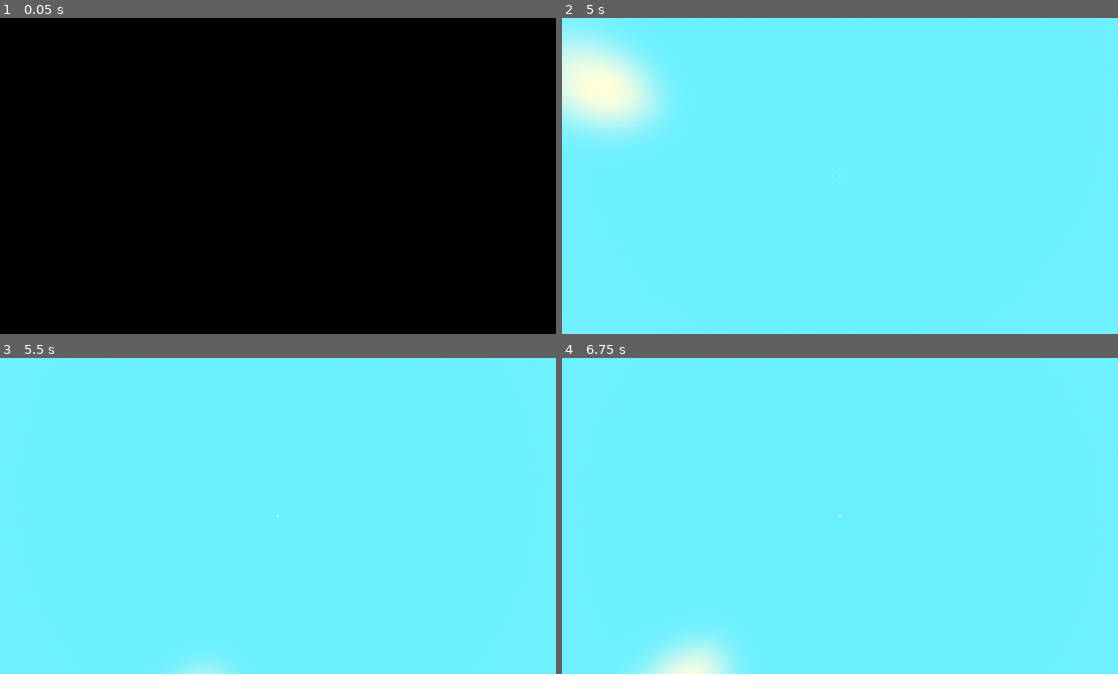
Above: before the commit, frames 1-4 (two rows, left to right).
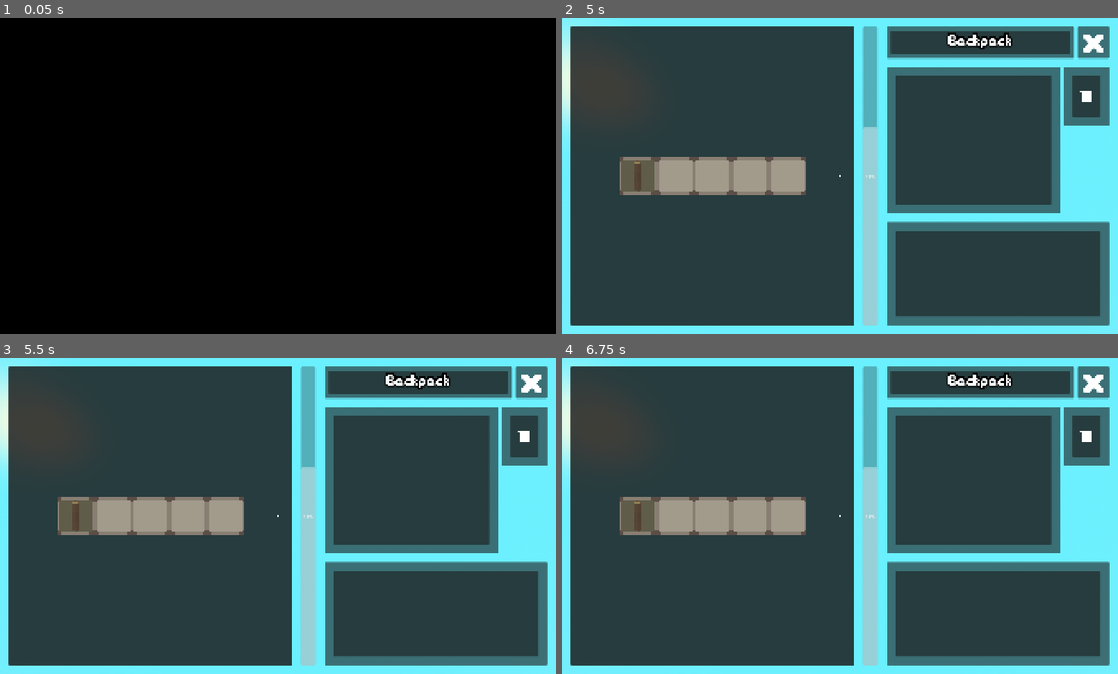
Above: after the commit, the same moments.

Repository: Yolo-Arts/ChoppingLogs
Game: Godot game, scene res://Game/main_game.tscn
Two runs of this game, one before a commit and one after it. Both use one fixed random seed, a clock stepped at 60 frames per second and the inputs below. The engine's default icon, where the game draws it, is replaced by a stand-in: a white triangle on a blue panel in a dark square. Sound files missing from this copy of the repository are replaced by a short silence.
Inputs (mouse positions are in pixels of both pictures, inside the frame that each line leads up to):
- Up to frame 1 (0.05 s): no input
- Up to frame 2 (5 s): click "Play" at 0.5 s; tap Enter (ui_accept) every 0.75 s from 1.25 to 4.25 s; move the mouse to (867, 176) at 1.27 s; hold Shift (sprint) 1.28-2.03 s; hold W (move_forward) from 1.28 s (still down); click (867, 176) at 1.42 s; tap Space (jump) at 1.52, 2.27, 3.77, 4.52 s; move the mouse to (812, 176) at 2.02 s; tap Shift (sprint) at 2.1, 3.6 s; click (812, 176) at 2.17 s; move the mouse to (851, 169) at 2.77 s; hold Shift (sprint) 2.78-3.53 s; click (851, 169) at 2.92 s; move the mouse to (834, 182) at 3.52 s; click (834, 182) at 3.67 s; move the mouse to (878, 179) at 4.27 s; hold Shift (sprint) from 4.28 s (still down); click (878, 179) at 4.42 s; tap Tab (open_inventory, bound only after the commit) at 4.9 s
- Up to frame 3 (5.5 s): keep holding W (move_forward); move the mouse to (233, 512) at 5.02 s; release Shift (sprint) at 5.03 s; tap Shift (sprint) at 5.1 s; click (233, 512) at 5.17 s; tap Space (jump) at 5.27 s
- Up to frame 4 (6.75 s): tap Enter (ui_accept) at 5.75 s; move the mouse to (845, 516) at 5.77 s; hold Shift (sprint) 5.78-6.53 s; click (845, 516) at 5.92 s; move the mouse to (817, 509) at 6.52 s; release W (move_forward) at 6.53 s; hold D (move_right) from 6.53 s (still down); tap Shift (sprint) at 6.6 s; click (817, 509) at 6.67 s

Frame 1 is identical in both runs. In frame 2, 84% of the frame differs, in the area x 1-99%, y 2-98%; in frame 3, 85%; in frame 4, 85%, in the area x 0-99%, y 2-100%.

Commit message:
Added inventory
Items can swap index and discard.

Diff:
--- /dev/null
+++ b/Assets/UI/Icons/Discard.svg
@@ -0,0 +1,3 @@
+<svg width="171" height="220" viewBox="0 0 171 220" fill="none" xmlns="http://www.w3.org/2000/svg">
+<path d="M170.917 12.2083H128.188L115.979 0H54.9375L42.7292 12.2083H0V36.625H170.917M12.2083 195.333C12.2083 201.809 14.7808 208.02 19.3598 212.599C23.9388 217.178 30.1493 219.75 36.625 219.75H134.292C140.767 219.75 146.978 217.178 151.557 212.599C156.136 208.02 158.708 201.809 158.708 195.333V48.8333H12.2083V195.333Z" fill="white"/>
+</svg>
--- /dev/null
+++ b/Assets/UI/theme.tres
@@ -0,0 +1,40 @@
+[gd_resource type="Theme" format=3 uid="uid://ks0hgvfqbimr"]
+
+[ext_resource type="FontFile" uid="uid://dik0c3hhwsknx" path="res://Assets/Fonts/PixulBrush.ttf" id="1_0qw6d"]
+
+[sub_resource type="StyleBoxFlat" id="StyleBoxFlat_sk3jv"]
+content_margin_left = 4.0
+content_margin_top = 4.0
+content_margin_right = 4.0
+content_margin_bottom = 4.0
+bg_color = Color(1, 1, 1, 0.75)
+draw_center = false
+border_width_left = 2
+border_width_top = 2
+border_width_right = 2
+border_width_bottom = 2
+corner_radius_top_left = 3
+corner_radius_top_right = 3
+corner_radius_bottom_right = 3
+corner_radius_bottom_left = 3
+corner_detail = 5
+expand_margin_left = 2.0
+expand_margin_top = 2.0
+expand_margin_right = 2.0
+expand_margin_bottom = 2.0
+
+[sub_resource type="StyleBoxEmpty" id="StyleBoxEmpty_t3oq6"]
+
+[resource]
+Label/colors/font_color = Color(1, 1, 1, 1)
+Label/colors/font_outline_color = Color(0, 0, 0, 1)
+Label/colors/font_shadow_color = Color(0, 0, 0, 0)
+Label/constants/line_spacing = 3
+Label/constants/outline_size = 25
+Label/constants/shadow_offset_x = 1
+Label/constants/shadow_offset_y = 1
+Label/constants/shadow_outline_size = 1
+Label/font_sizes/font_size = 32
+Label/fonts/font = ExtResource("1_0qw6d")
+Label/styles/focus = SubResource("StyleBoxFlat_sk3jv")
+Label/styles/normal = SubResource("StyleBoxEmpty_t3oq6")
--- a/AutoLoads/event_system.gd
+++ b/AutoLoads/event_system.gd
@@ -17,3 +17,8 @@
 
 signal HUD_hide_hud
 signal HUD_show_hud
+
+signal INV_ask_update_inventory
+signal INV_inventory_updated
+signal INV_switch_two_inventory_item_indexes
+signal INV_delete_item_by_index
--- /dev/null
+++ b/Bulletins/player_menus/discard_area.gd
@@ -0,0 +1,11 @@
+extends PanelContainer
+
+signal item_scrapped
+
+func _can_drop_data(_at_position: Vector2, slot: Variant) -> bool:
+	return slot is InventorySlot
+
+func _drop_data(_at_position: Vector2, old_slot: Variant) -> void:
+	if old_slot is InventorySlot:
+		EventSystem.INV_delete_item_by_index.emit(old_slot.get_index())
+		item_scrapped.emit()
--- /dev/null
+++ b/Bulletins/player_menus/player_menu_base.gd
@@ -0,0 +1,60 @@
+extends Bulletin
+
+@onready var inventory_slot_container: GridContainer = %InventorySlotContainer
+@onready var item_name: Label = %ItemName
+@onready var item_description: Label = %ItemDescription
+@onready var item_sell: Label = %ItemSell
+@onready var item_weight: Label = %ItemWeight
+@onready var discard_area: PanelContainer = %DiscardArea
+
+func _enter_tree() -> void:
+	EventSystem.INV_inventory_updated.connect(update_inventory)
+
+func _ready() -> void:
+	Input.set_mouse_mode(Input.MOUSE_MODE_VISIBLE)
+	EventSystem.PLA_freeze_player.emit()
+	EventSystem.INV_ask_update_inventory.emit()
+	discard_area.item_scrapped.connect(hide_item_info)
+
+	for inventory_slot in inventory_slot_container.get_children():
+		inventory_slot.mouse_entered.connect(show_item_info.bind(inventory_slot))
+		inventory_slot.mouse_exited.connect(hide_item_info)
+	item_name.text = ""
+	item_description.text = ""
+	item_sell.text = ""
+	item_weight.text = ""
+
+func show_item_info(inventory_slot:InventorySlot) -> void:
+	if Input.is_mouse_button_pressed(MOUSE_BUTTON_LEFT):
+		return
+
+	var item_key = inventory_slot.item_key
+
+	if item_key == null:
+		return
+
+	var item_resource:ItemResource = ItemConfig.get_item_resource(item_key)
+	item_name.text = item_resource.display_name
+	item_description.text = item_resource.description
+	item_sell.text = "Sell Price: " + str(item_resource.sell_price)
+	item_weight.text = "Weight: " + str(item_resource.weight)
+
+
+func hide_item_info() -> void:
+	if Input.is_mouse_button_pressed(MOUSE_BUTTON_LEFT):
+		return
+	item_name.text = ""
+	item_description.text = ""
+	item_sell.text = ""
+	item_weight.text = ""
+
+func update_inventory(inventory:Array) -> void:
+	for i in inventory.size():
+		inventory_slot_container.get_child(i).set_item_key(inventory[i])
+
+
+func _on_close_button_pressed() -> void:
+	EventSystem.BUL_destroy_bulletin.emit(BulletinConfig.Keys.Inventory)
+	EventSystem.PLA_unfreeze_player.emit()
+	Input.set_mouse_mode(Input.MOUSE_MODE_CAPTURED)
+	EventSystem.SFX_play_sfx.emit(SFXConfig.Keys.NormalButtonPressed)
--- /dev/null
+++ b/Bulletins/player_menus/player_menu_base.tscn
@@ -0,0 +1,265 @@
+[gd_scene format=3 uid="uid://byq6pxo3pg60x"]
+
+[ext_resource type="PackedScene" uid="uid://clhtfvfgqe3pp" path="res://Bulletins/bulletin_template.tscn" id="1_cqife"]
+[ext_resource type="PackedScene" uid="uid://cvyf6knuyqwb6" path="res://UI/custom_nodes/inventory_slot.tscn" id="2_6cxy2"]
+[ext_resource type="Script" uid="uid://boi73x6cas0on" path="res://Bulletins/player_menus/player_menu_base.gd" id="2_40eox"]
+[ext_resource type="Theme" uid="uid://ks0hgvfqbimr" path="res://Assets/UI/theme.tres" id="2_73l3d"]
+[ext_resource type="Texture2D" uid="uid://rfrlsuapf3nf" path="res://Assets/UI/Icons/cross.png" id="4_tyutq"]
+[ext_resource type="Script" uid="uid://d0wwhsi7vxnbf" path="res://Bulletins/player_menus/discard_area.gd" id="6_cioxc"]
+[ext_resource type="Texture2D" uid="uid://b2vamfltkp1i2" path="res://Assets/UI/Icons/Discard.svg" id="6_fxvc4"]
+
+[node name="PlayerMenuBase" unique_id=494102939 instance=ExtResource("1_cqife")]
+script = ExtResource("2_40eox")
+
+[node name="MarginContainer" type="MarginContainer" parent="." index="0" unique_id=673773070]
+layout_mode = 1
+anchors_preset = 15
+anchor_right = 1.0
+anchor_bottom = 1.0
+grow_horizontal = 2
+grow_vertical = 2
+theme_override_constants/margin_left = 30
+theme_override_constants/margin_top = 30
+theme_override_constants/margin_right = 30
+theme_override_constants/margin_bottom = 30
+
+[node name="HBoxContainer" type="HSplitContainer" parent="MarginContainer" index="0" unique_id=449330016]
+layout_mode = 2
+theme_override_constants/separation = 30
+split_offsets = PackedInt32Array(104, 0)
+split_offset = 104
+
+[node name="Backpack" type="PanelContainer" parent="MarginContainer/HBoxContainer" index="0" unique_id=1646232020]
+layout_mode = 2
+size_flags_horizontal = 3
+
+[node name="Panel" type="Panel" parent="MarginContainer/HBoxContainer/Backpack" index="0" unique_id=1056588650]
+layout_mode = 2
+
+[node name="MarginContainer" type="MarginContainer" parent="MarginContainer/HBoxContainer/Backpack/Panel" index="0" unique_id=2068661188]
+layout_mode = 1
+anchors_preset = 8
+anchor_left = 0.5
+anchor_top = 0.5
+anchor_right = 0.5
+anchor_bottom = 0.5
+offset_left = -448.0
+offset_top = -384.0
+offset_right = 448.0
+offset_bottom = 384.0
+grow_horizontal = 2
+grow_vertical = 2
+theme_override_constants/margin_left = 64
+theme_override_constants/margin_top = 64
+theme_override_constants/margin_right = 64
+theme_override_constants/margin_bottom = 64
+
+[node name="InventorySlotContainer" type="GridContainer" parent="MarginContainer/HBoxContainer/Backpack/Panel/MarginContainer" index="0" unique_id=2032392970]
+unique_name_in_owner = true
+layout_mode = 2
+size_flags_horizontal = 4
+size_flags_vertical = 4
+theme_override_constants/h_separation = 0
+theme_override_constants/v_separation = 0
+columns = 6
+
+[node name="InventorySlot" parent="MarginContainer/HBoxContainer/Backpack/Panel/MarginContainer/InventorySlotContainer" index="0" unique_id=2103704666 instance=ExtResource("2_6cxy2")]
+layout_mode = 2
+
+[node name="InventorySlot2" parent="MarginContainer/HBoxContainer/Backpack/Panel/MarginContainer/InventorySlotContainer" index="1" unique_id=1355995492 instance=ExtResource("2_6cxy2")]
+layout_mode = 2
+
+[node name="InventorySlot3" parent="MarginContainer/HBoxContainer/Backpack/Panel/MarginContainer/InventorySlotContainer" index="2" unique_id=2062189381 instance=ExtResource("2_6cxy2")]
+layout_mode = 2
+
+[node name="InventorySlot4" parent="MarginContainer/HBoxContainer/Backpack/Panel/MarginContainer/InventorySlotContainer" index="3" unique_id=433885696 instance=ExtResource("2_6cxy2")]
+layout_mode = 2
+
+[node name="InventorySlot5" parent="MarginContainer/HBoxContainer/Backpack/Panel/MarginContainer/InventorySlotContainer" index="4" unique_id=1064731414 instance=ExtResource("2_6cxy2")]
+layout_mode = 2
+
+[node name="Weight" type="ProgressBar" parent="MarginContainer/HBoxContainer" index="1" unique_id=1040467522]
+custom_minimum_size = Vector2(50, 0)
+layout_mode = 2
+size_flags_vertical = 1
+value = 66.0
+fill_mode = 3
+
+[node name="VBoxContainer" type="VBoxContainer" parent="MarginContainer/HBoxContainer" index="2" unique_id=318325667]
+layout_mode = 2
+size_flags_horizontal = 3
+theme_override_constants/separation = 30
+
+[node name="BackpackHSplitContainer" type="HSplitContainer" parent="MarginContainer/HBoxContainer/VBoxContainer" index="0" unique_id=1054172209]
+layout_mode = 2
+
+[node name="PanelContainer" type="PanelContainer" parent="MarginContainer/HBoxContainer/VBoxContainer/BackpackHSplitContainer" index="0" unique_id=67139460]
+custom_minimum_size = Vector2(0, 100)
+layout_mode = 2
+size_flags_horizontal = 3
+size_flags_vertical = 3
+
+[node name="MarginContainer" type="MarginContainer" parent="MarginContainer/HBoxContainer/VBoxContainer/BackpackHSplitContainer/PanelContainer" index="0" unique_id=1069639841]
+layout_mode = 2
+theme_override_constants/margin_left = 15
+theme_override_constants/margin_top = 15
+theme_override_constants/margin_right = 15
+theme_override_constants/margin_bottom = 15
+
+[node name="Panel" type="Panel" parent="MarginContainer/HBoxContainer/VBoxContainer/BackpackHSplitContainer/PanelContainer/MarginContainer" index="0" unique_id=768625926]
+layout_mode = 2
+
+[node name="BackpackLabel" type="Label" parent="MarginContainer/HBoxContainer/VBoxContainer/BackpackHSplitContainer/PanelContainer/MarginContainer/Panel" index="0" unique_id=502441230]
+layout_mode = 1
+anchors_preset = 8
+anchor_left = 0.5
+anchor_top = 0.5
+anchor_right = 0.5
+anchor_bottom = 0.5
+offset_left = -37.0
+offset_top = -11.5
+offset_right = 37.0
+offset_bottom = 11.5
+grow_horizontal = 2
+grow_vertical = 2
+theme = ExtResource("2_73l3d")
+text = "Backpack"
+horizontal_alignment = 1
+vertical_alignment = 2
+
+[node name="CloseButton" type="Button" parent="MarginContainer/HBoxContainer/VBoxContainer/BackpackHSplitContainer" index="1" unique_id=34472427]
+custom_minimum_size = Vector2(64, 64)
+layout_mode = 2
+size_flags_horizontal = 4
+size_flags_vertical = 4
+icon = ExtResource("4_tyutq")
+
+[node name="Description_Discard" type="HSplitContainer" parent="MarginContainer/HBoxContainer/VBoxContainer" index="1" unique_id=947067121]
+custom_minimum_size = Vector2(0, 500)
+layout_mode = 2
+split_offsets = PackedInt32Array(593)
+split_offset = 593
+
+[node name="PanelContainer" type="PanelContainer" parent="MarginContainer/HBoxContainer/VBoxContainer/Description_Discard" index="0" unique_id=811273593]
+layout_mode = 2
+size_flags_vertical = 3
+
+[node name="MarginContainer" type="MarginContainer" parent="MarginContainer/HBoxContainer/VBoxContainer/Description_Discard/PanelContainer" index="0" unique_id=1338465411]
+layout_mode = 2
+theme_override_constants/margin_left = 30
+theme_override_constants/margin_top = 30
+theme_override_constants/margin_right = 30
+theme_override_constants/margin_bottom = 30
+
+[node name="Panel" type="Panel" parent="MarginContainer/HBoxContainer/VBoxContainer/Description_Discard/PanelContainer/MarginContainer" index="0" unique_id=2122314888]
+layout_mode = 2
+
+[node name="MarginContainer" type="MarginContainer" parent="MarginContainer/HBoxContainer/VBoxContainer/Description_Discard/PanelContainer/MarginContainer/Panel" index="0" unique_id=1190815454]
+layout_mode = 1
+anchors_preset = 15
+anchor_right = 1.0
+anchor_bottom = 1.0
+grow_horizontal = 2
+grow_vertical = 2
+theme_override_constants/margin_left = 16
+theme_override_constants/margin_top = 16
+theme_override_constants/margin_right = 16
+theme_override_constants/margin_bottom = 16
+
+[node name="VBoxContainer" type="VBoxContainer" parent="MarginContainer/HBoxContainer/VBoxContainer/Description_Discard/PanelContainer/MarginContainer/Panel/MarginContainer" index="0" unique_id=1824681931]
+layout_mode = 2
+theme_override_constants/separation = 32
+
+[node name="ItemName" type="Label" parent="MarginContainer/HBoxContainer/VBoxContainer/Description_Discard/PanelContainer/MarginContainer/Panel/MarginContainer/VBoxContainer" index="0" unique_id=1672686283]
+unique_name_in_owner = true
+layout_mode = 2
+theme = ExtResource("2_73l3d")
+text = "Log"
+
+[node name="ItemDescription" type="Label" parent="MarginContainer/HBoxContainer/VBoxContainer/Description_Discard/PanelContainer/MarginContainer/Panel/MarginContainer/VBoxContainer" index="1" unique_id=56355337]
+unique_name_in_owner = true
+layout_mode = 2
+size_flags_vertical = 3
+theme = ExtResource("2_73l3d")
+theme_override_font_sizes/font_size = 16
+text = "Item Description"
+
+[node name="ItemSell" type="Label" parent="MarginContainer/HBoxContainer/VBoxContainer/Description_Discard/PanelContainer/MarginContainer/Panel/MarginContainer/VBoxContainer" index="2" unique_id=1847971509]
+unique_name_in_owner = true
+layout_mode = 2
+theme = ExtResource("2_73l3d")
+theme_override_font_sizes/font_size = 16
+text = "Item Sell"
+
+[node name="ItemWeight" type="Label" parent="MarginContainer/HBoxContainer/VBoxContainer/Description_Discard/PanelContainer/MarginContainer/Panel/MarginContainer/VBoxContainer" index="3" unique_id=1167706986]
+unique_name_in_owner = true
+layout_mode = 2
+theme = ExtResource("2_73l3d")
+theme_override_font_sizes/font_size = 16
+text = "Item Weight"
+
+[node name="DiscardArea" type="PanelContainer" parent="MarginContainer/HBoxContainer/VBoxContainer/Description_Discard" index="1" unique_id=1628616790]
+unique_name_in_owner = true
+custom_minimum_size = Vector2(0, 200)
+layout_mode = 2
+size_flags_vertical = 2
+script = ExtResource("6_cioxc")
+
+[node name="MarginContainer" type="MarginContainer" parent="MarginContainer/HBoxContainer/VBoxContainer/Description_Discard/DiscardArea" index="0" unique_id=1988388606]
+layout_mode = 2
+mouse_filter = 2
+theme_override_constants/margin_left = 30
+theme_override_constants/margin_top = 30
+theme_override_constants/margin_right = 30
+theme_override_constants/margin_bottom = 30
+
+[node name="Panel" type="Panel" parent="MarginContainer/HBoxContainer/VBoxContainer/Description_Discard/DiscardArea/MarginContainer" index="0" unique_id=106985]
+layout_mode = 2
+mouse_filter = 2
+
+[node name="TextureRect" type="TextureRect" parent="MarginContainer/HBoxContainer/VBoxContainer/Description_Discard/DiscardArea/MarginContainer/Panel" index="0" unique_id=323946169]
+layout_mode = 1
+anchors_preset = 8
+anchor_left = 0.5
+anchor_top = 0.5
+anchor_right = 0.5
+anchor_bottom = 0.5
+offset_left = -20.0
+offset_top = -20.0
+offset_right = 20.0
+offset_bottom = 20.0
+grow_horizontal = 2
+grow_vertical = 2
+mouse_filter = 2
+texture = ExtResource("6_fxvc4")
+expand_mode = 1
+
+[node name="SellArea" type="PanelContainer" parent="MarginContainer/HBoxContainer/VBoxContainer" index="2" unique_id=1468162752]
+layout_mode = 2
+size_flags_vertical = 3
+
+[node name="MarginContainer" type="MarginContainer" parent="MarginContainer/HBoxContainer/VBoxContainer/SellArea" index="0" unique_id=2139946480]
+layout_mode = 2
+theme_override_constants/margin_left = 30
+theme_override_constants/margin_top = 30
+theme_override_constants/margin_right = 30
+theme_override_constants/margin_bottom = 30
+
+[node name="Panel" type="Panel" parent="MarginContainer/HBoxContainer/VBoxContainer/SellArea/MarginContainer" index="0" unique_id=1518512903]
+layout_mode = 2
+
+[node name="TextureRect" type="TextureRect" parent="MarginContainer/HBoxContainer/VBoxContainer/SellArea/MarginContainer/Panel" index="0" unique_id=2123929656]
+layout_mode = 1
+anchors_preset = 8
+anchor_left = 0.5
+anchor_top = 0.5
+anchor_right = 0.5
+anchor_bottom = 0.5
+offset_left = -20.0
+offset_top = -20.0
+offset_right = 20.0
+offset_bottom = 20.0
+grow_horizontal = 2
+grow_vertical = 2
+
+[connection signal="pressed" from="MarginContainer/HBoxContainer/VBoxContainer/BackpackHSplitContainer/CloseButton" to="." method="_on_close_button_pressed"]
--- a/Game/Config/bulletin_config.gd
+++ b/Game/Config/bulletin_config.gd
@@ -2,7 +2,8 @@
 
 enum Keys{
 	PauseMenu,
-	SettingsMenu
+	SettingsMenu,
+	Inventory,
 }
 
 
@@ -12,5 +13,6 @@
 
 const BULLETIN_PATHS := {
 	Keys.PauseMenu : "res://UI/pause_screen.tscn",
-	Keys.SettingsMenu : "res://UI/settings_menu.tscn"
+	Keys.SettingsMenu : "res://UI/settings_menu.tscn",
+	Keys.Inventory: "res://Bulletins/player_menus/player_menu_base.tscn",
 }
--- /dev/null
+++ b/Game/Config/item_config.gd
@@ -0,0 +1,12 @@
+class_name ItemConfig
+
+enum Keys {
+	Log,
+}
+
+const ITEM_RESOURCES := {
+	Keys.Log: "res://Resources/items/log_item_resource.tres",
+}
+
+static func get_item_resource(item_key:Keys) -> ItemResource:
+	return load(ITEM_RESOURCES[item_key])
--- /dev/null
+++ b/Game/Managers/inventory_manager.gd
@@ -0,0 +1,30 @@
+extends Node
+
+var inventory_size := 5
+var inventory := []
+
+func _enter_tree() -> void:
+	EventSystem.INV_ask_update_inventory.connect(send_inventory)
+	EventSystem.INV_switch_two_inventory_item_indexes.connect(switch_two_item_indexes)
+	EventSystem.INV_delete_item_by_index.connect(delete_item_by_index)
+
+
+
+func _ready() -> void:
+	inventory.resize(inventory_size)
+	inventory[0] = ItemConfig.Keys.Log
+
+
+func send_inventory() -> void:
+	EventSystem.INV_inventory_updated.emit(inventory)
+
+func switch_two_item_indexes(slot1:int, slot2:int, ) -> void:
+	var temp = inventory[slot1]
+	inventory[slot1] = inventory[slot2]
+	inventory[slot2] = temp
+
+	EventSystem.INV_inventory_updated.emit(inventory)
+
+func delete_item_by_index(index:int) -> void:
+	inventory[index] = null
+	EventSystem.INV_inventory_updated.emit(inventory)
--- a/Player/player.gd
+++ b/Player/player.gd
@@ -13,6 +13,7 @@
 	EventSystem.HUD_show_hud.emit()
 	EventSystem.PLA_freeze_player.connect(set_freeze.bind(true))
 	EventSystem.PLA_unfreeze_player.connect(set_freeze.bind(false))
+
 
 func set_freeze(freeze: bool) -> void:
 	set_process(!freeze)
@@ -61,5 +62,9 @@
 		if EventSystem.is_transitioning == false:
 			EventSystem.BUL_create_bulletin.emit(BulletinConfig.Keys.PauseMenu)
 
+	if event.is_action_pressed("open_inventory"):
+		EventSystem.BUL_create_bulletin.emit(BulletinConfig.Keys.Inventory)
+
+
 func _exit_tree() -> void:
 	EventSystem.HUD_hide_hud.emit()
--- a/Player/player.tscn
+++ b/Player/player.tscn
@@ -1,6 +1,7 @@
 [gd_scene format=3 uid="uid://dfa6w3onh1aef"]
 
 [ext_resource type="Script" uid="uid://c3yf4t2bsel87" path="res://Player/player.gd" id="1_4ntmi"]
+[ext_resource type="Script" uid="uid://c40f4lfb11mqv" path="res://Game/Managers/inventory_manager.gd" id="2_4ntmi"]
 
 [sub_resource type="CapsuleMesh" id="CapsuleMesh_l8h54"]
 
@@ -21,3 +22,8 @@
 [node name="CollisionShape3D" type="CollisionShape3D" parent="." unique_id=1661252004]
 transform = Transform3D(1, 0, 0, 0, 1, 0, 0, 0, 1, 0, 1.0155582, 0)
 shape = SubResource("CapsuleShape3D_l8h54")
+
+[node name="Managers" type="Node" parent="." unique_id=1911751187]
+
+[node name="InventoryManager" type="Node" parent="Managers" unique_id=2003678697]
+script = ExtResource("2_4ntmi")
--- /dev/null
+++ b/Resources/items/item_resource.gd
@@ -0,0 +1,9 @@
+extends Resource
+class_name ItemResource
+
+@export var item_key := ItemConfig.Keys.Log
+@export var display_name := "item_name"
+@export var icon:Texture2D
+@export_multiline var description := "item description"
+@export var weight: int = 1
+@export var sell_price: int = 1
--- /dev/null
+++ b/Resources/items/log_item_resource.tres
@@ -0,0 +1,11 @@
+[gd_resource type="Resource" script_class="ItemResource" format=3 uid="uid://73l6ntlviutw"]
+
+[ext_resource type="Texture2D" uid="uid://bdmbqpnrlodgr" path="res://Assets/UI/log.png" id="1_15wof"]
+[ext_resource type="Script" uid="uid://rrdagysicmkc" path="res://Resources/items/item_resource.gd" id="1_hwx4q"]
+
+[resource]
+script = ExtResource("1_hwx4q")
+display_name = "Log"
+icon = ExtResource("1_15wof")
+description = "A sturdy log."
+metadata/_custom_type_script = "uid://rrdagysicmkc"
--- /dev/null
+++ b/UI/custom_nodes/inventory_slot.gd
@@ -0,0 +1,46 @@
+extends TextureRect
+class_name InventorySlot
+
+@onready var icon_texture_rect: TextureRect = $MarginContainer/IconTextureRect
+
+var item_key
+
+func set_item_key(_item_key) -> void:
+	item_key = _item_key
+	update_icon()
+
+func update_icon() -> void:
+	if item_key == null:
+		icon_texture_rect.texture = null
+		return
+
+	icon_texture_rect.texture = ItemConfig.get_item_resource(item_key).icon
+
+func _get_drag_data(at_position: Vector2) -> Variant:
+	if item_key != null:
+		# drag code
+		var drag_preview := Control.new()
+		var texture_rect := TextureRect.new()
+		texture_rect.expand_mode = TextureRect.EXPAND_IGNORE_SIZE
+		texture_rect.texture = icon_texture_rect.texture
+		texture_rect.custom_minimum_size = Vector2(80, 80)
+		texture_rect.modulate = Color(1, 1, 1, 0.7)
+		texture_rect.position = -texture_rect.custom_minimum_size / 2
+		drag_preview.add_child(texture_rect)
+		set_drag_preview(drag_preview)
+
+		return self
+
+	return null
+
+func _can_drop_data(_at_position: Vector2, slot: Variant) -> bool:
+	return slot is InventorySlot
+
+func _drop_data(at_position: Vector2, old_slot: Variant) -> void:
+	EventSystem.INV_switch_two_inventory_item_indexes.emit(old_slot.get_index(), get_index())
+	#EventSystem.INV_switch_two_inventory_item_indexes.emit(
+			#old_slot.get_index(),
+			#old_slot is HotbarSlot,
+			#get_index(),
+			#self is HotbarSlot
+			#)
--- /dev/null
+++ b/UI/custom_nodes/inventory_slot.tscn
@@ -0,0 +1,26 @@
+[gd_scene format=3 uid="uid://cvyf6knuyqwb6"]
+
+[ext_resource type="Texture2D" uid="uid://dnawlir3c4y46" path="res://Assets/UI/InventorySlot3.png" id="1_0ce3t"]
+[ext_resource type="Script" uid="uid://46dv3i6l7wq1" path="res://UI/custom_nodes/inventory_slot.gd" id="2_0ce3t"]
+
+[node name="InventorySlot" type="TextureRect" unique_id=2103704666]
+custom_minimum_size = Vector2(128, 128)
+texture = ExtResource("1_0ce3t")
+expand_mode = 1
+script = ExtResource("2_0ce3t")
+
+[node name="MarginContainer" type="MarginContainer" parent="." unique_id=1286591888]
+layout_mode = 1
+anchors_preset = 15
+anchor_right = 1.0
+anchor_bottom = 1.0
+grow_horizontal = 2
+grow_vertical = 2
+theme_override_constants/margin_left = 8
+theme_override_constants/margin_top = 8
+theme_override_constants/margin_right = 8
+theme_override_constants/margin_bottom = 8
+
+[node name="IconTextureRect" type="TextureRect" parent="MarginContainer" unique_id=1491918054]
+layout_mode = 2
+expand_mode = 1
--- a/project.godot
+++ b/project.godot
@@ -87,8 +87,14 @@
 "events": [Object(InputEventKey,"resource_local_to_scene":false,"resource_name":"","device":-1,"window_id":0,"alt_press …(191 unchanged characters)…
 ]
 }
+open_inventory={
+"deadzone": 0.2,
+"events": [Object(InputEventKey,"resource_local_to_scene":false,"resource_name":"","device":-1,"window_id":0,"alt_pressed":false,"shift_pressed":false,"ctrl_pressed":false,"meta_pressed":false,"pressed":false,"keycode":0,"physical_keycode":4194306,"key_label":0,"unicode":0,"location":0,"echo":false,"script":null)
+]
+}
 
 [rendering]
 
+textures/canvas_textures/default_texture_filter=0
 renderer/rendering_method="gl_compatibility"
 renderer/rendering_method.mobile="gl_compatibility"
Binary file added: Assets/Fonts/PixulBrush.ttf
Not shown, added: Assets/Fonts/PixulBrush.ttf.import
Binary file added: Assets/Fonts/Silver.ttf
Not shown, added: Assets/Fonts/Silver.ttf.import
Not shown, added: Assets/UI/Icons/Discard.svg.import
Binary file added: Assets/UI/Icons/cross.png
Not shown, added: Assets/UI/Icons/cross.png.import
Binary file added: Assets/UI/InventorySlot3.png
Not shown, added: Assets/UI/InventorySlot3.png.import
Binary file added: Assets/UI/log.png
Not shown, added: Assets/UI/log.png.import
Binary file added: Assets/UI/panel_brown.png
(and 7 more such lines)
